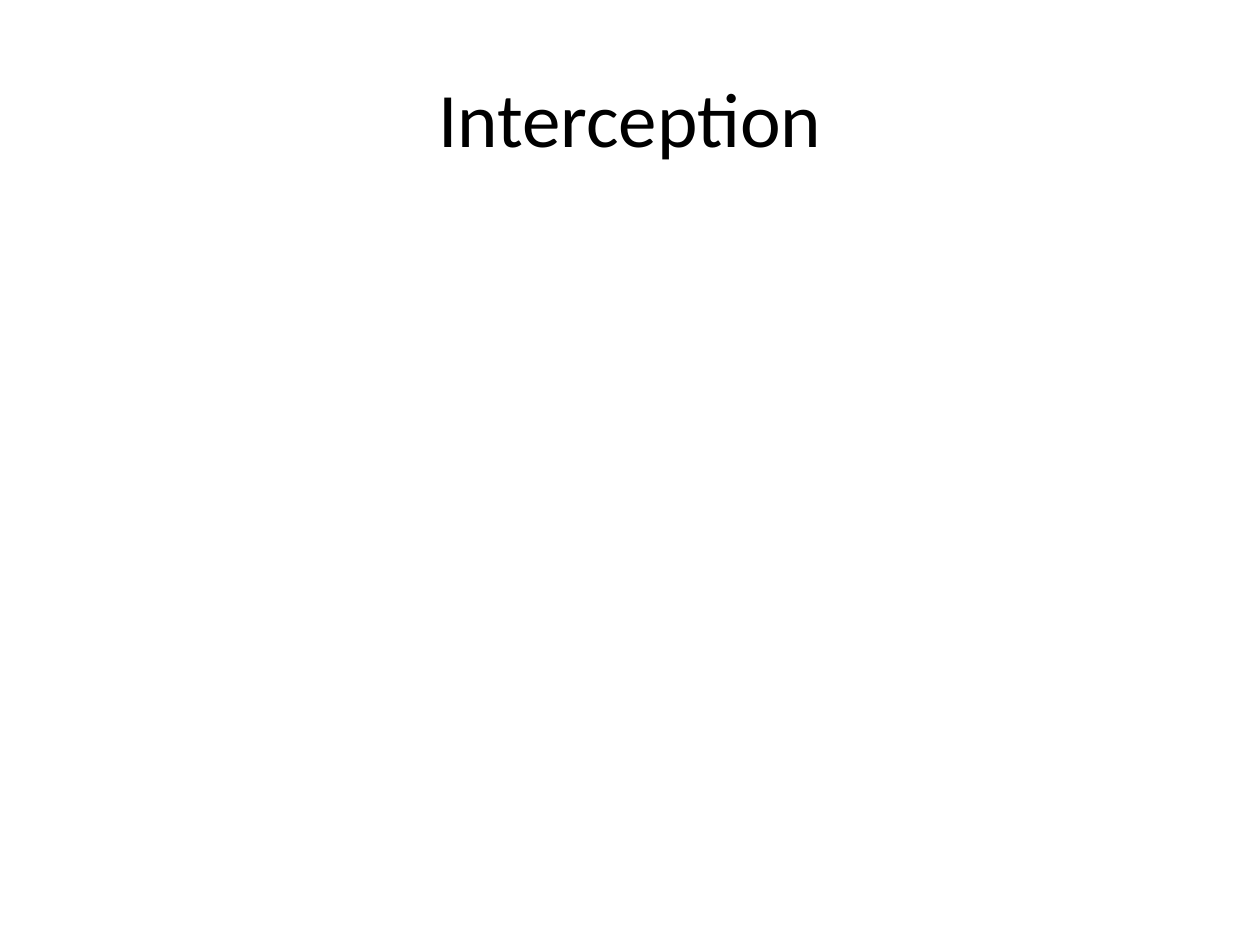
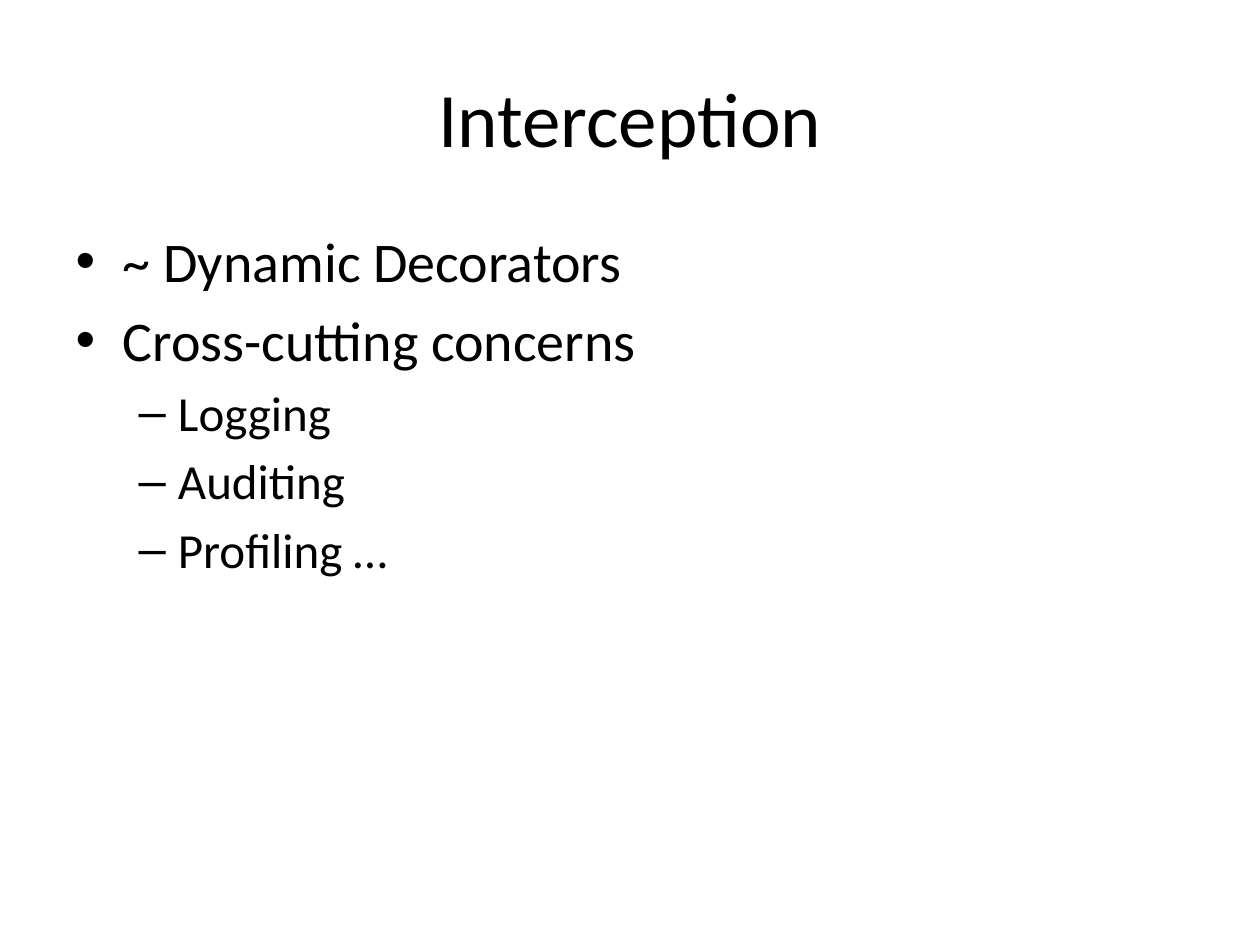
Before and after one commit to tsimbalar/DependencyInjectionTheRightWay, a slide deck: slide 41 of Dependency Injection - the right way.pptx. Drawn at 1260x945 pixels with LibreOffice and Linux fonts; fonts in the diff are those of the drawing. Boxes give left, top, right and bottom in pixels: in the first picture for what was removed or moved away, otherwise in the second. Text is boxed around its words. In the diff, an @@ line names an element or a change of style, - is before the commit and + after.

```diff
--- a/Dependency Injection - the right way.pptx
+++ b/Dependency Injection - the right way.pptx
@@ text added at (x1=123, y1=243, x2=635, y2=577), 32 pt, text #000000 @@
+• ~ Dynamic Decorators
+• Cross-cutting concerns
+  – Logging
+  – Auditing
+  – Profiling …
```
Also in this commit, not shown: 3 other slides changed, 1 slide added, 1 slide removed.
